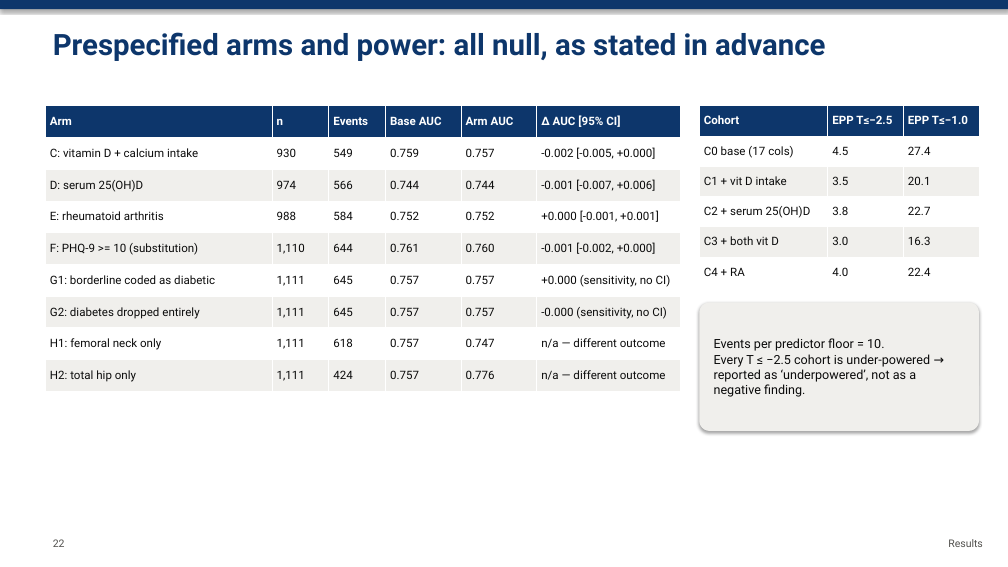
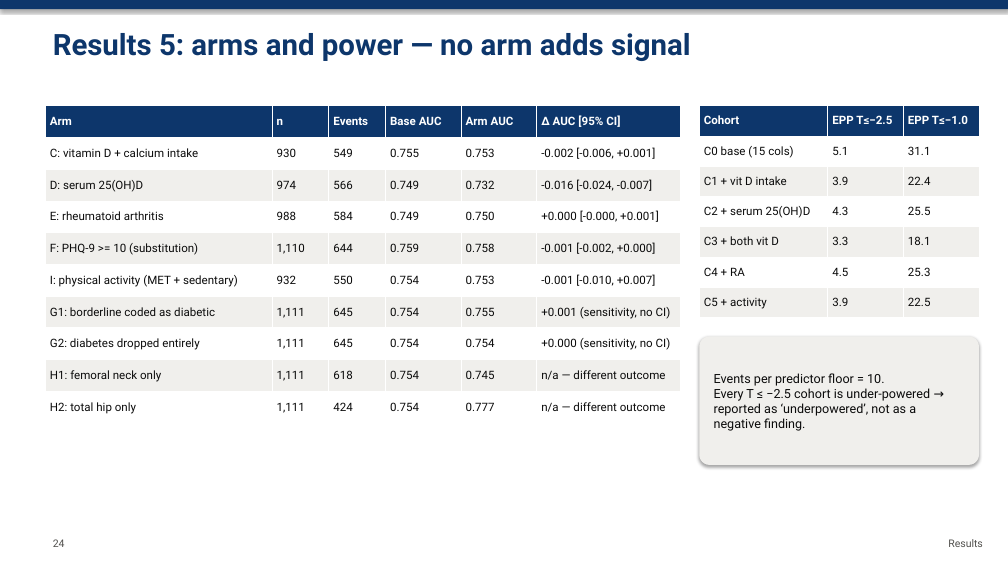
Before and after one commit to am12-dev/sf_26-27, a slide deck: slide 24 of Notes/presentation_ml_engineer/Osteoporosis_ML_Briefing_for_ML_Engineer.pptx (slide 22 before the commit). Drawn at 1008x567 pixels with LibreOffice and Linux fonts; fonts in the diff are those of the drawing. Boxes give left, top, right and bottom in pixels: in the first picture for what was removed or moved away, otherwise in the second. Text is boxed around its words. In the diff, an @@ line names an element or a change of style, - is before the commit and + after.

```diff
--- a/Notes/presentation_ml_engineer/Osteoporosis_ML_Briefing_for_ML_Engineer.pptx
+++ b/Notes/presentation_ml_engineer/Osteoporosis_ML_Briefing_for_ML_Engineer.pptx
@@ text at (53,33,691,61): text changed @@
-Prespecified arms and power: all null, as stated in advance
+Results 5: arms and power — no arm adds signal
@@ table at (45,106,681,423) @@
-row 2: C: vitamin D + calcium intake | 930 | 549 | 0.759 | 0.757 | -0.002 [-0.005, +0.000]
-row 3: D: serum 25(OH)D | 974 | 566 | 0.744 | 0.744 | -0.001 [-0.007, +0.006]
-row 4: E: rheumatoid arthritis | 988 | 584 | 0.752 | 0.752 | +0.000 [-0.001, +0.001]
-row 5: F: PHQ-9 >= 10 (substitution) | 1,110 | 644 | 0.761 | 0.760 | -0.001 [-0.002, +0.000]
-row 6: G1: borderline coded as diabetic | 1,111 | 645 | 0.757 | 0.757 | +0.000 (sensitivity, no CI)
-row 7: G2: diabetes dropped entirely | 1,111 | 645 | 0.757 | 0.757 | -0.000 (sensitivity, no CI)
-row 8: H1: femoral neck only | 1,111 | 618 | 0.757 | 0.747 | n/a — different outcome
-row 9: H2: total hip only | 1,111 | 424 | 0.757 | 0.776 | n/a — different outcome
+row 2: C: vitamin D + calcium intake | 930 | 549 | 0.755 | 0.753 | -0.002 [-0.006, +0.001]
+row 3: D: serum 25(OH)D | 974 | 566 | 0.749 | 0.732 | -0.016 [-0.024, -0.007]
+row 4: E: rheumatoid arthritis | 988 | 584 | 0.749 | 0.750 | +0.000 [-0.000, +0.001]
+row 5: F: PHQ-9 >= 10 (substitution) | 1,110 | 644 | 0.759 | 0.758 | -0.001 [-0.002, +0.000]
+row 6: I: physical activity (MET + sedentary) | 932 | 550 | 0.754 | 0.753 | -0.001 [-0.010, +0.007]
+row 7: G1: borderline coded as diabetic | 1,111 | 645 | 0.754 | 0.755 | +0.001 (sensitivity, no CI)
+row 8: G2: diabetes dropped entirely | 1,111 | 645 | 0.754 | 0.754 | +0.000 (sensitivity, no CI)
+row 9: H1: femoral neck only | 1,111 | 618 | 0.754 | 0.745 | n/a — different outcome
+row 10: H2: total hip only | 1,111 | 424 | 0.754 | 0.777 | n/a — different outcome
@@ table at (699,106,979,318) @@
-row 2: C0 base (17 cols) | 4.5 | 27.4
-row 3: C1 + vit D intake | 3.5 | 20.1
-row 4: C2 + serum 25(OH)D | 3.8 | 22.7
-row 5: C3 + both vit D | 3.0 | 16.3
-row 6: C4 + RA | 4.0 | 22.4
+row 2: C0 base (15 cols) | 5.1 | 31.1
+row 3: C1 + vit D intake | 3.9 | 22.4
+row 4: C2 + serum 25(OH)D | 4.3 | 25.5
+row 5: C3 + both vit D | 3.3 | 18.1
+row 6: C4 + RA | 4.5 | 25.3
+row 7: C5 + activity | 3.9 | 22.5
@@ rounded rectangle "Events per predictor floor = ...": place and size @@
-rounded rectangle "Events per predictor floor = ..." at (699,302,979,431)
+rounded rectangle "Events per predictor floor = ..." at (699,337,979,465)
@@ text at (53,539,65,547): text changed @@
-22
+24
```
Also in this commit, not shown: 18 other slides changed, 7 slides added, 5 slides removed, 6 other files.
